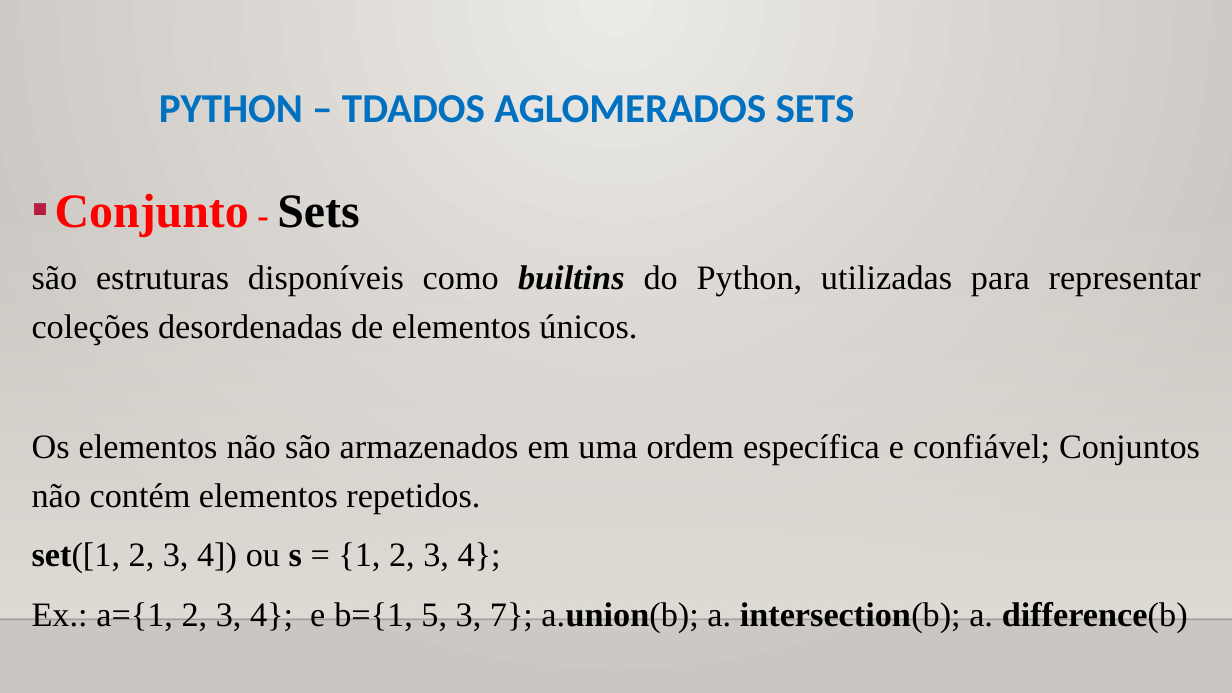
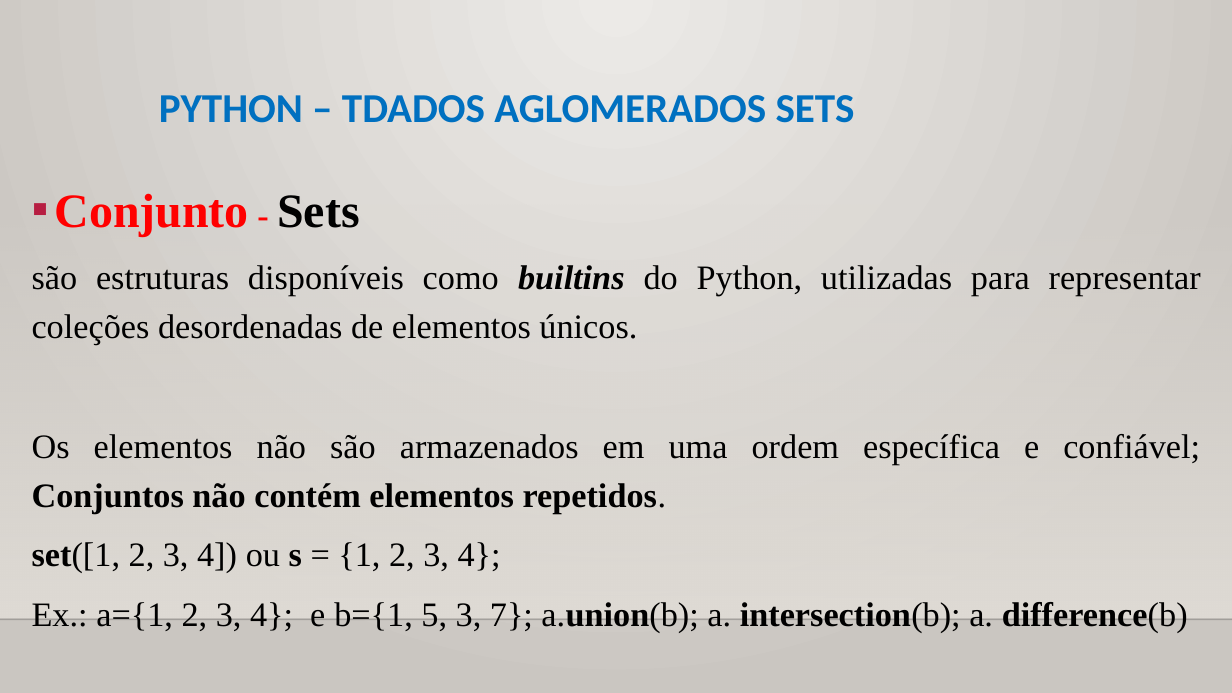
Before and after one commit to CloudEducationBrazil/WydenUniRuyPythonRAD, a slide deck: slide 20 of 01 Classes/Aula 07 RAD Python - Tipos de Dados Aglomerados.pptx (slide 19 before the commit). Drawn at 1232x693 pixels with LibreOffice and Linux fonts; fonts in the diff are those of the drawing; background and template pictures are left out. Boxes give left, top, right and bottom in pixels: in the first picture for what was removed or moved away, otherwise in the second. Text is boxed around its words. In the diff, an @@ line names an element or a change of style, - is before the commit and + after.

Commit message:
PPTs Python Aula 7 e 8 17092022

```diff
--- a/01 Classes/Aula 07 RAD Python - Tipos de Dados Aglomerados.pptx
+++ b/01 Classes/Aula 07 RAD Python - Tipos de Dados Aglomerados.pptx
@@ text at (x1=32, y1=434, x2=1200, y2=514): bold on in "Conjuntos não contém elementos repetidos." @@
```
Also in this commit, not shown: 8 other slides changed, 1 slide added, 1 other file.
